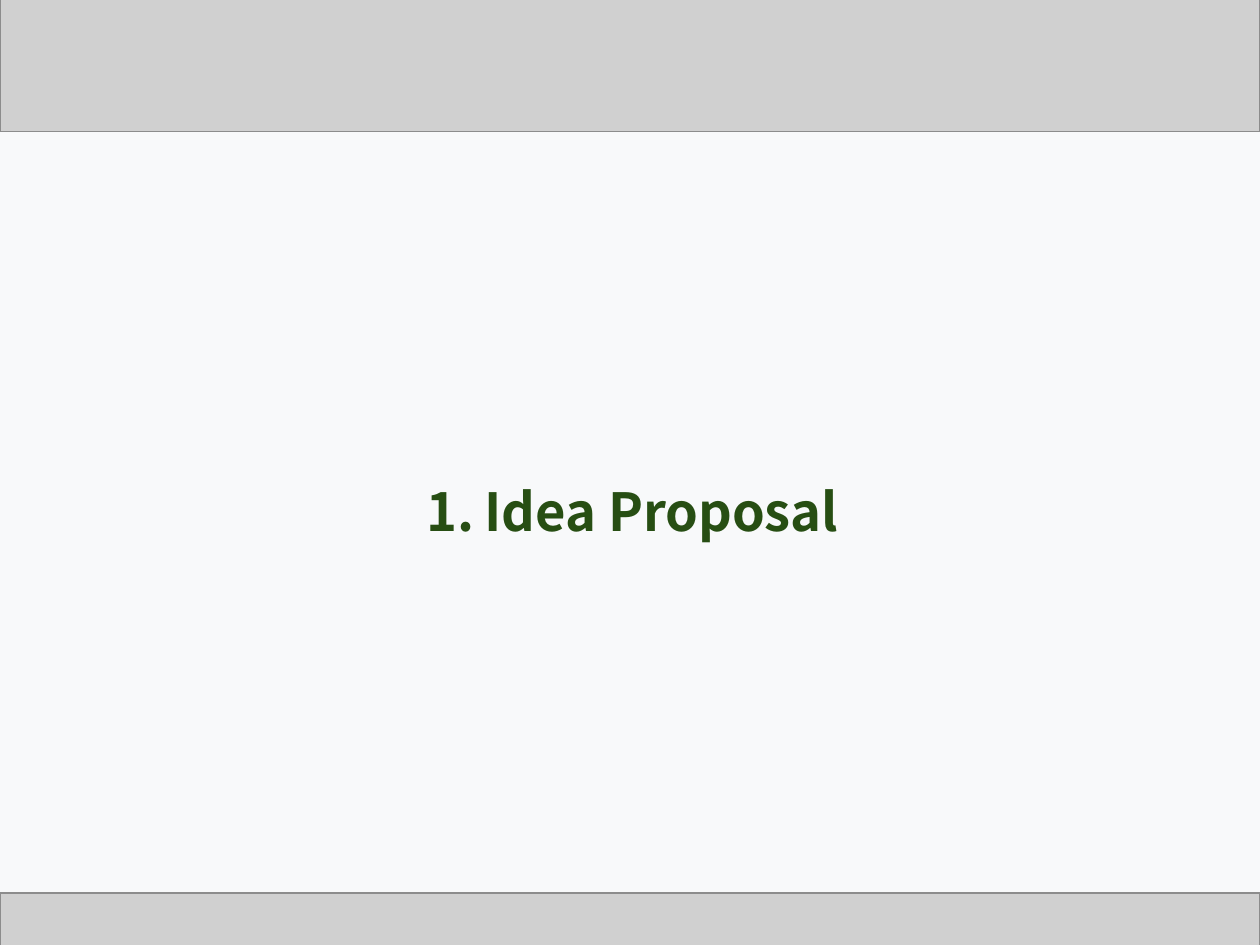
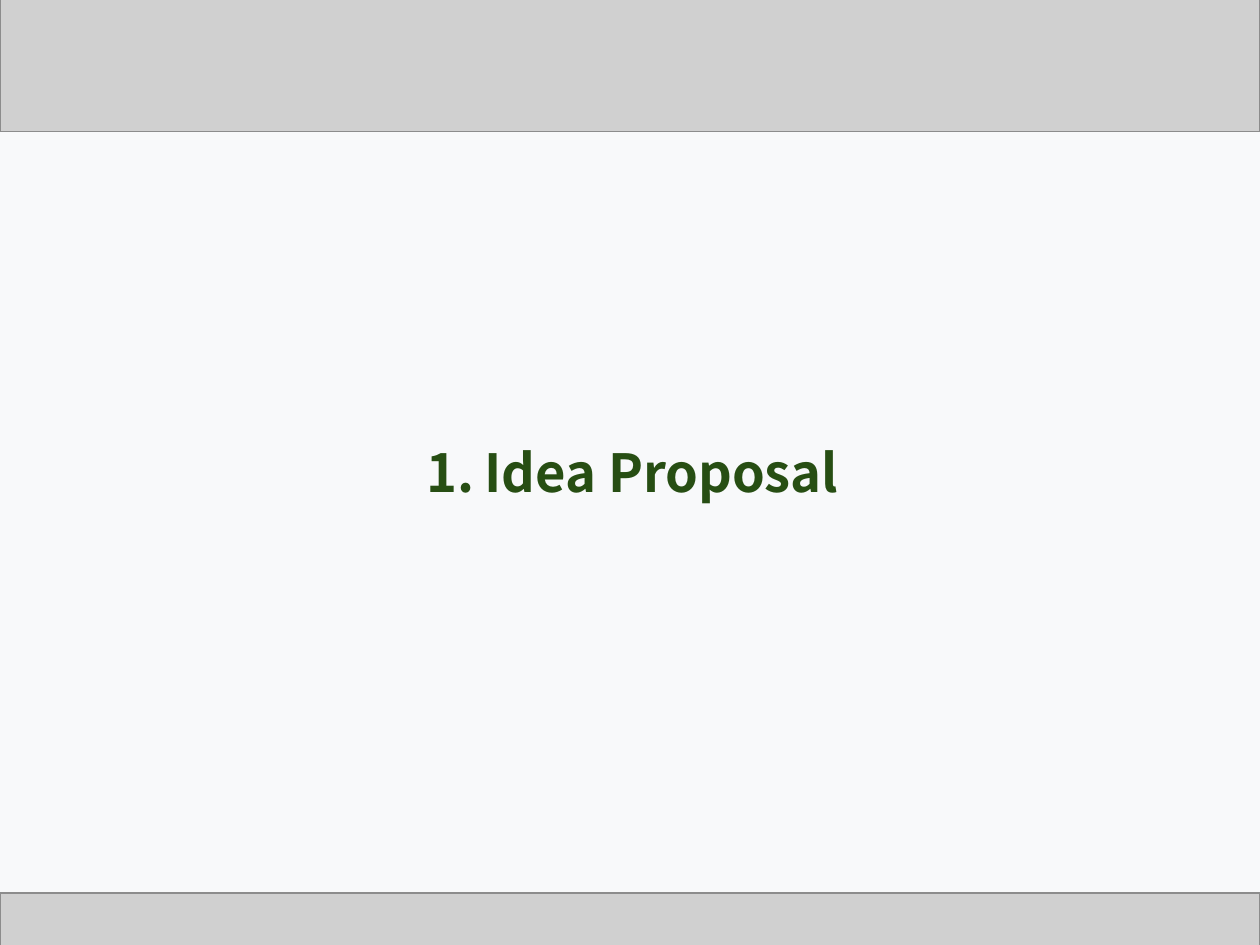
Before and after one commit to Team-GoNaMi/Docs, a slide deck: slide 3 of PPT/Team1_Presentation Material_3rd Week.pptx. Drawn at 1260x945 pixels with LibreOffice and Linux fonts; fonts in the diff are those of the drawing; grey boxes stand for pictures. Boxes give left, top, right and bottom in pixels: in the first picture for what was removed or moved away, otherwise in the second. Text is boxed around its words. In the diff, an @@ line names an element or a change of style, - is before the commit and + after.

```diff
--- a/PPT/Team1_Presentation Material_3rd Week.pptx
+++ b/PPT/Team1_Presentation Material_3rd Week.pptx
@@ text "Idea Proposal": place and size @@
-text "Idea Proposal" at (485, 489, 838, 543)
+text "Idea Proposal" at (485, 450, 838, 504)
```
Also in this commit, not shown: 15 other slides changed, 6 slides added, 1 other file.
